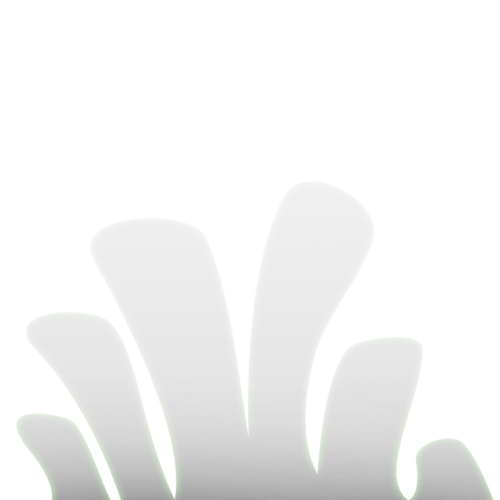
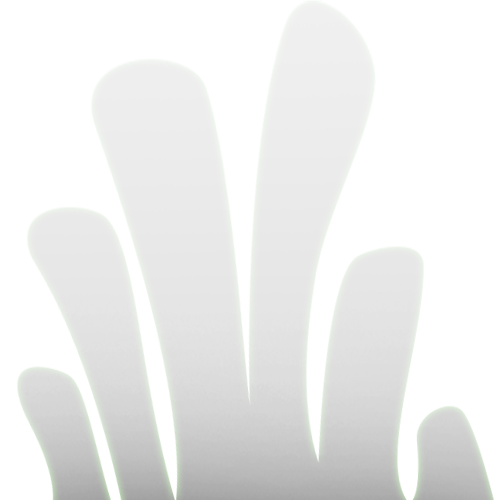
Layers edited between the first and the second 500 × 500 image:
painted on "Layer 4" over [16, 283, 495, 500]
painted on "Layer 3" over [16, 0, 495, 500]
painted on "Layer 2" over [16, 0, 495, 500]
